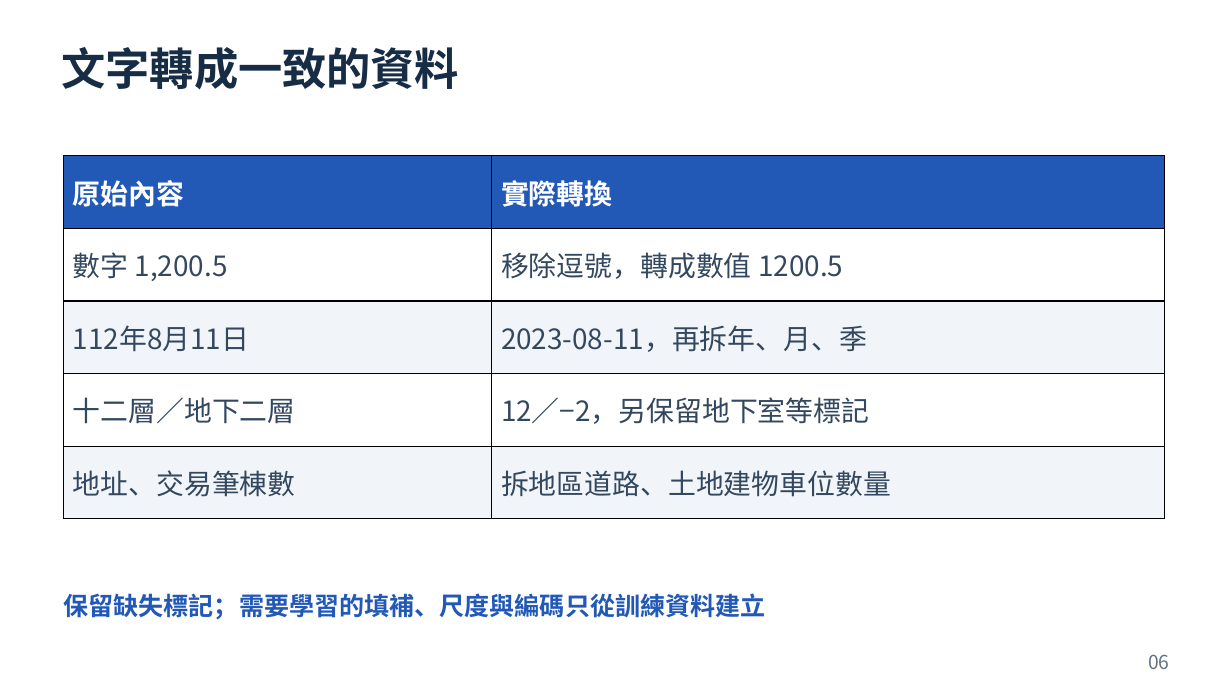
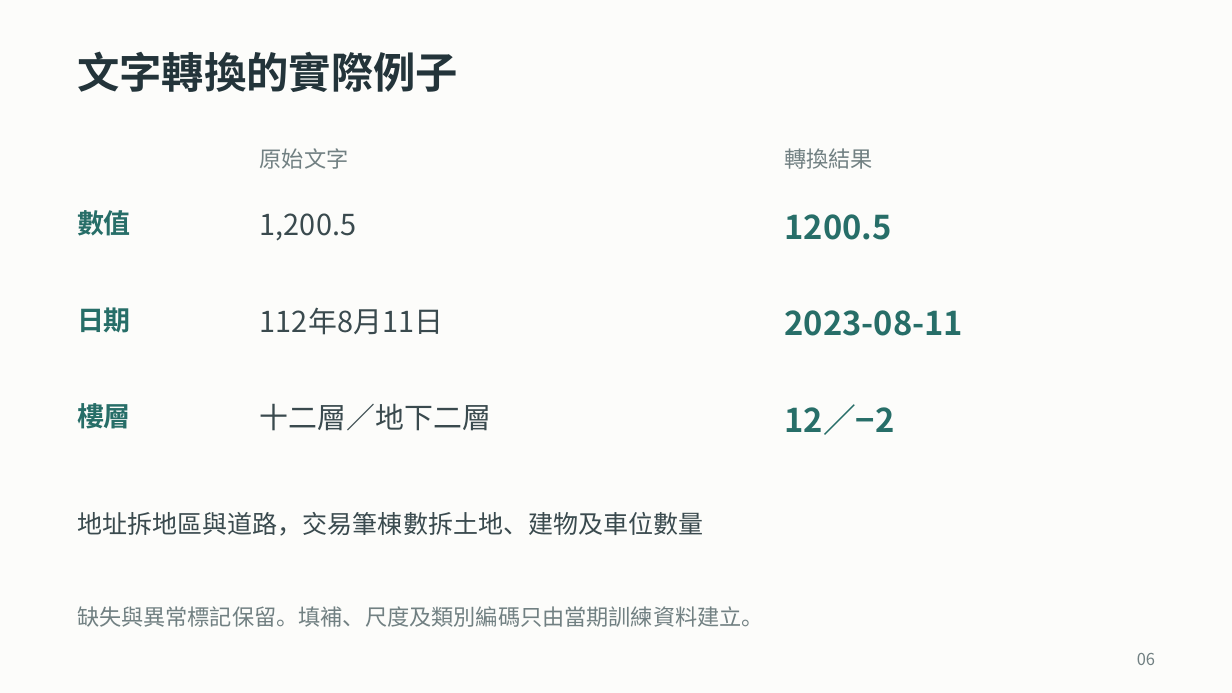
Before and after one commit to ziyi930108/nycu-house-price-regression, a slide deck: slide 6 of teaching/final_presentation/台灣房屋銷售價格預測挑戰賽_上台簡報.pptx. Drawn at 1232x693 pixels with LibreOffice and Linux fonts; fonts in the diff are those of the drawing. Boxes give left, top, right and bottom in pixels: in the first picture for what was removed or moved away, otherwise in the second. Text is boxed around its words. In the diff, an @@ line names an element or a change of style, - is before the commit and + after.

```diff
--- a/teaching/final_presentation/台灣房屋銷售價格預測挑戰賽_上台簡報.pptx
+++ b/teaching/final_presentation/台灣房屋銷售價格預測挑戰賽_上台簡報.pptx
@@ background #FFFFFF to #FCFCFA @@
@@ text at (x1=77, y1=51, x2=458, y2=92): text changed; size 34.5 to 33 pt; text colour #172C45 to #23343A @@
-文字轉成一致的資料
+文字轉換的實際例子
@@ text added at (x1=260, y1=148, x2=349, y2=169), 17.2 pt, text #718082 @@
+原始文字
@@ text added at (x1=784, y1=148, x2=873, y2=169), 17.2 pt, text #718082 @@
+轉換結果
@@ table removed at (x1=64, y1=156, x2=1165, y2=519), 5 rows, 2 columns @@
-原始內容 | 實際轉換
-數字 1,200.5 | 移除逗號，轉成數值 1200.5
-112年8月11日 | 2023-08-11，再拆年、月、季
-十二層／地下二層 | 12／−2，另保留地下室等標記
-地址、交易筆棟數 | 拆地區道路、土地建物車位數量
@@ text added at (x1=77, y1=210, x2=131, y2=236), 21 pt, text #276E68, bold @@
+數值
@@ text added at (x1=260, y1=213, x2=356, y2=241), 22.5 pt, text #3A4A4E @@
+1,200.5
@@ text added at (x1=784, y1=214, x2=891, y2=240), 25.5 pt, text #276E68, bold @@
+1200.5
@@ text added at (x1=77, y1=307, x2=131, y2=333), 21 pt, text #276E68, bold @@
+日期
@@ text added at (x1=260, y1=307, x2=443, y2=335), 22.5 pt, text #3A4A4E @@
+112年8月11日
@@ text added at (x1=784, y1=310, x2=963, y2=336), 25.5 pt, text #276E68, bold @@
+2023-08-11
@@ text added at (x1=77, y1=403, x2=131, y2=429), 21 pt, text #276E68, bold @@
+樓層
@@ text added at (x1=260, y1=403, x2=491, y2=431), 22.5 pt, text #3A4A4E @@
+十二層／地下二層
@@ text added at (x1=784, y1=404, x2=894, y2=435), 25.5 pt, text #276E68, bold @@
+12／−2
@@ text added at (x1=77, y1=512, x2=704, y2=536), 19.5 pt, text #3A4A4E @@
+地址拆地區與道路，交易筆棟數拆土地、建物及車位數量
@@ text at (x1=77, y1=606, x2=764, y2=627): text changed; size 19.5 to 17.2 pt; text colour #2259B6 to #718082; bold off @@
-保留缺失標記；需要學習的填補、尺度與編碼只從訓練資料建立
+缺失與異常標記保留。填補、尺度及類別編碼只由當期訓練資料建立。
@@ text "06" at (x1=1137, y1=653, x2=1155, y2=665): size 15 to 12.8 pt, text colour #617285 to #718082 @@
```
Also in this commit, not shown: 23 other slides changed, 37 other files.
